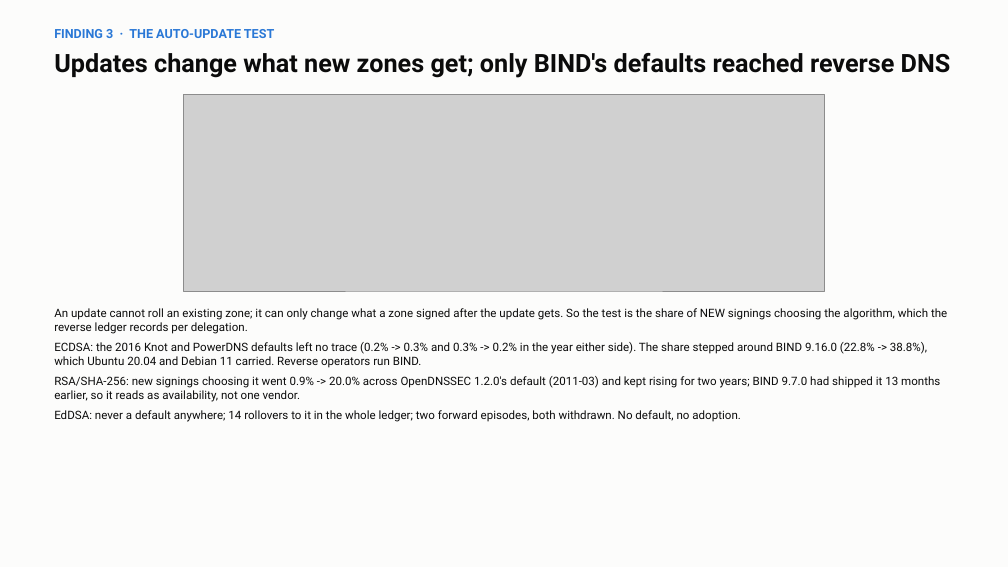
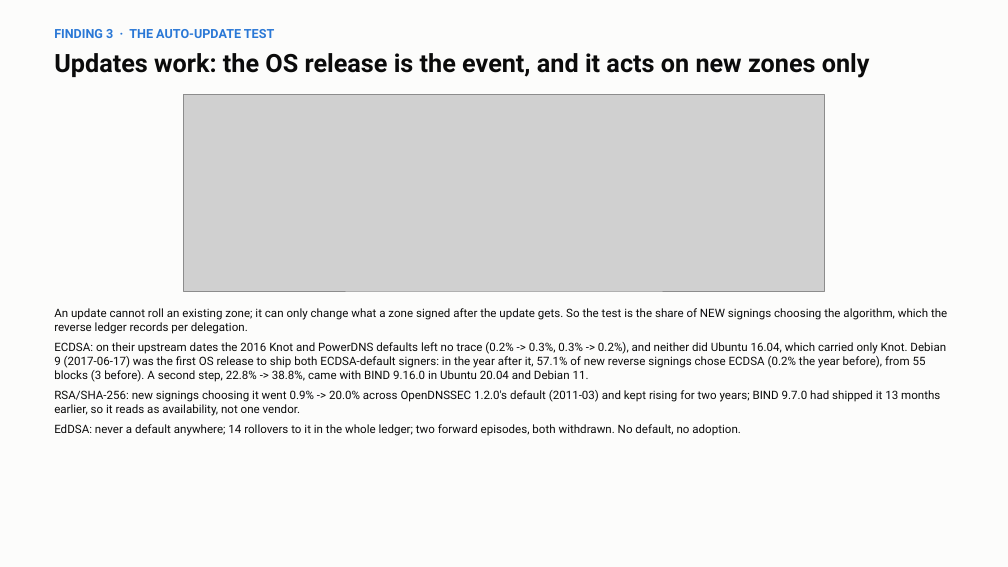
Before and after one commit to j776w781/rfc_adoption, a slide deck: slide 5 of out/analysis/dnssec_software_summary.pptx. Drawn at 1008x567 pixels with LibreOffice and Linux fonts; fonts in the diff are those of the drawing; grey boxes stand for pictures. Boxes give left, top, right and bottom in pixels: in the first picture for what was removed or moved away, otherwise in the second. Text is boxed around its words. In the diff, an @@ line names an element or a change of style, - is before the commit and + after.

```diff
--- a/out/analysis/dnssec_software_summary.pptx
+++ b/out/analysis/dnssec_software_summary.pptx
@@ text at box(54, 53, 870, 78): text changed @@
-Updates change what new zones get; only BIND's defaults reached reverse DNS
+Updates work: the OS release is the event, and it acts on new zones only
@@ text at box(54, 342, 946, 382): text changed @@
-ECDSA: the 2016 Knot and PowerDNS defaults left no trace (0.2% -> 0.3% and 0.3% -> 0.2% in the year either side). The share stepped around BIND 9.16.0 (22.8% -> 38.8%), which Ubuntu 20.04 and Debian 11 carried. Reverse operators run BIND.
+ECDSA: on their upstream dates the 2016 Knot and PowerDNS defaults left no trace (0.2% -> 0.3%, 0.3% -> 0.2%), and neither did Ubuntu 16.04, which carried only Knot. Debian 9 (2017-06-17) was the first OS release to ship both ECDSA-default signers: in the year after it, 57.1% of new reverse signings chose ECDSA (0.2% the year before), from 55 blocks (3 before). A second step, 22.8% -> 38.8%, came with BIND 9.16.0 in Ubuntu 20.04 and Debian 11.
```
Also in this commit, not shown: 2 other slides changed, 28 other files.
